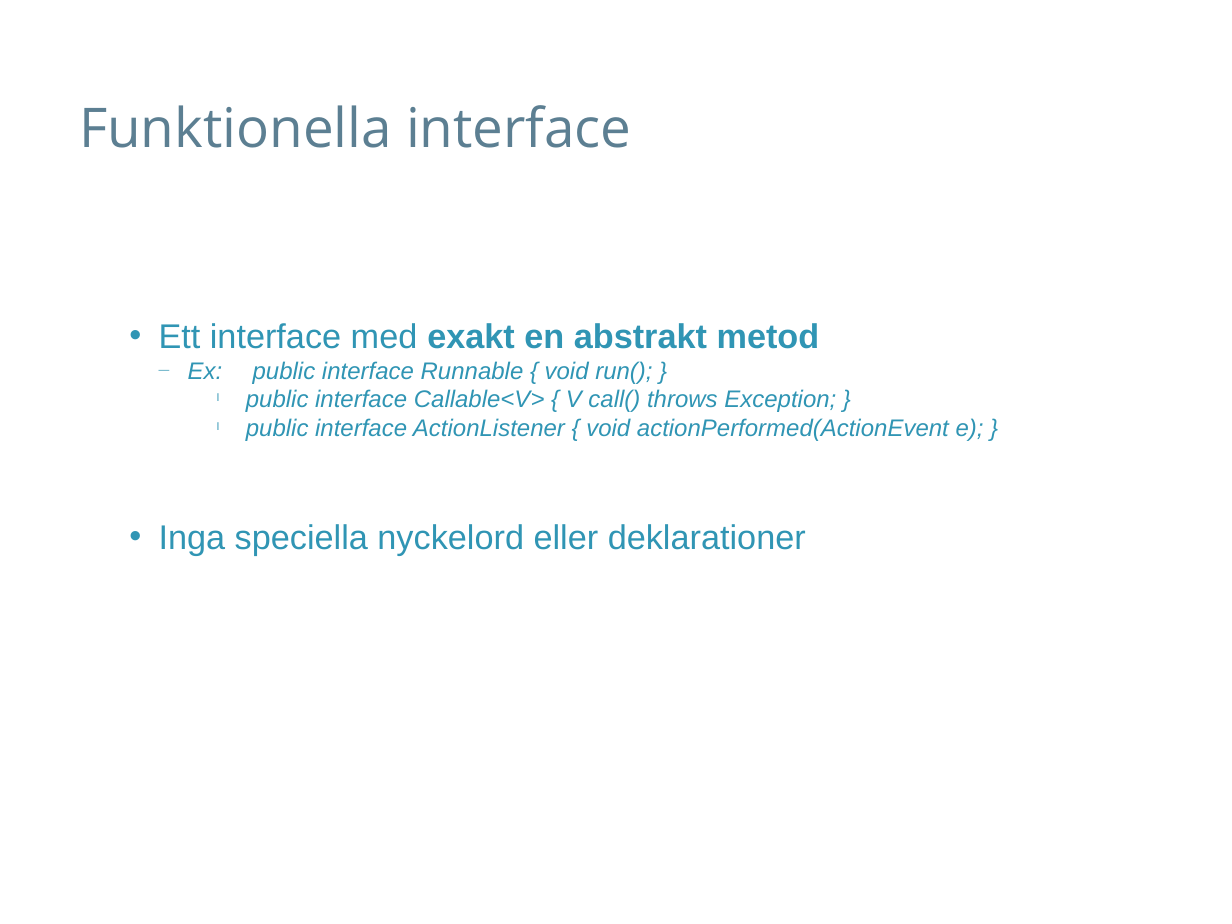
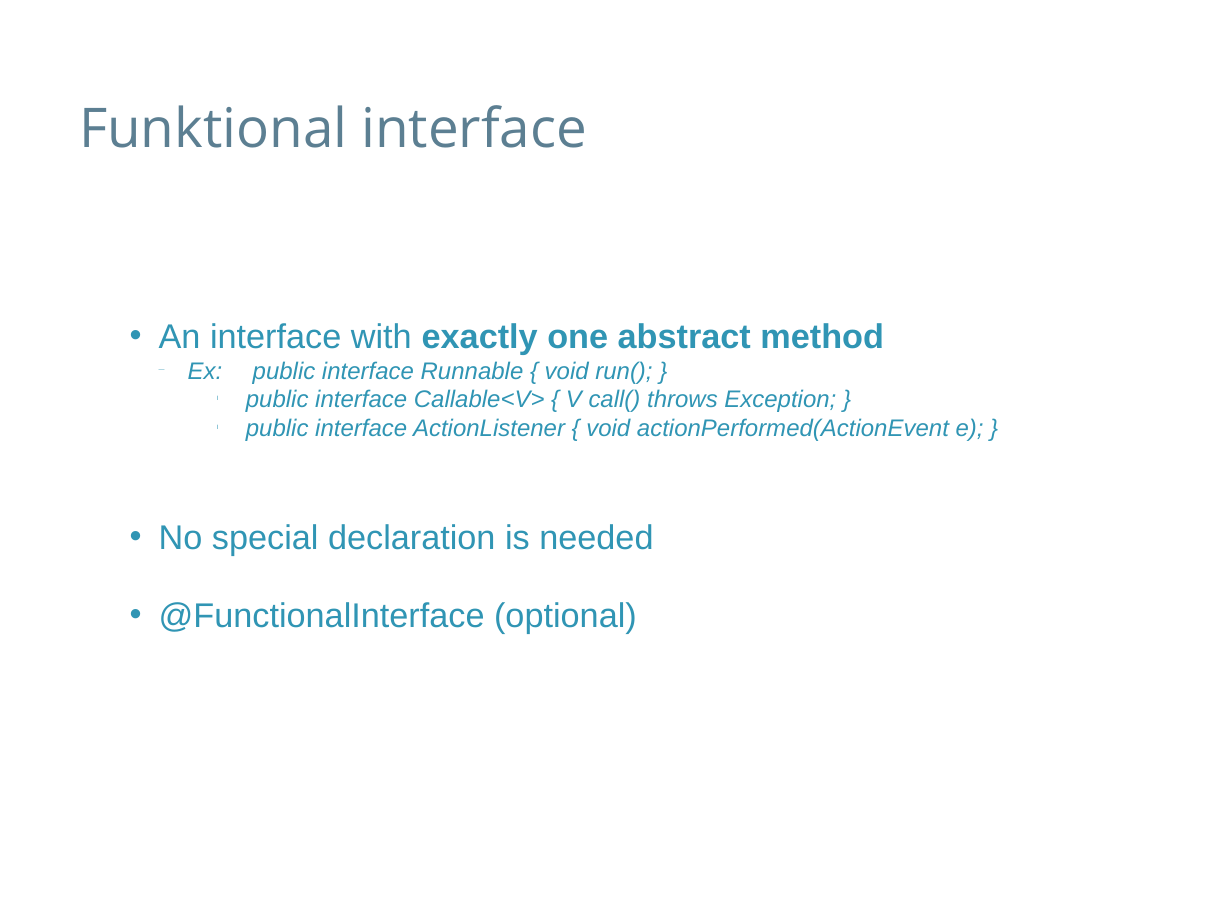
Before and after one commit to speedyswedy/Lambda, a slide deck: slide 5 of slides/Java 8 - Lambda Intro + Functional Interfaces.pptx. Drawn at 1232x924 pixels with LibreOffice and Linux fonts; fonts in the diff are those of the drawing; background and template pictures are left out. Boxes give left, top, right and bottom in pixels: in the first picture for what was removed or moved away, otherwise in the second. Text is boxed around its words. In the diff, an @@ line names an element or a change of style, - is before the commit and + after.

```diff
--- a/slides/Java 8 - Lambda Intro + Functional Interfaces.pptx
+++ b/slides/Java 8 - Lambda Intro + Functional Interfaces.pptx
@@ text at [79,105,588,148]: text changed @@
-Funktionella interface
+Funktional interface
@@ text at [159,323,884,354]: text changed @@
-• Ett interface med exakt en abstrakt metod
+• An interface with exactly one abstract method
@@ text at [159,524,653,634]: text changed @@
-• Inga speciella nyckelord eller deklarationer
+• No special declaration is needed
+• @FunctionalInterface (optional)
```
Also in this commit, not shown: 2 other slides changed.
